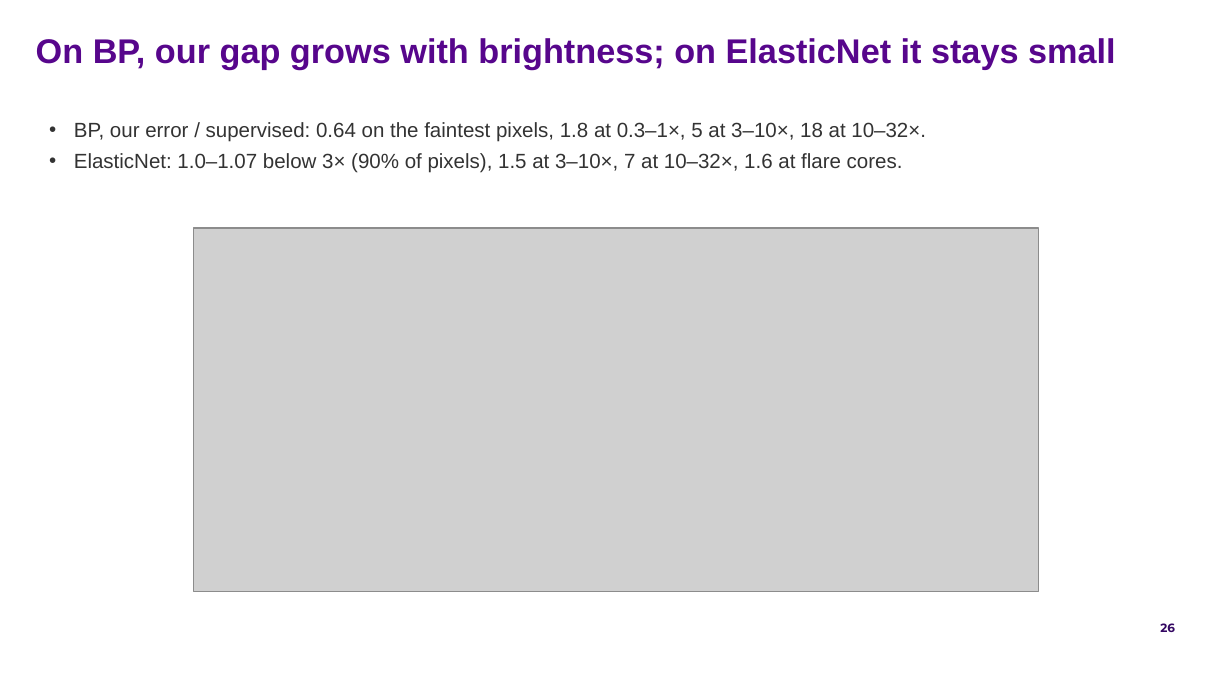
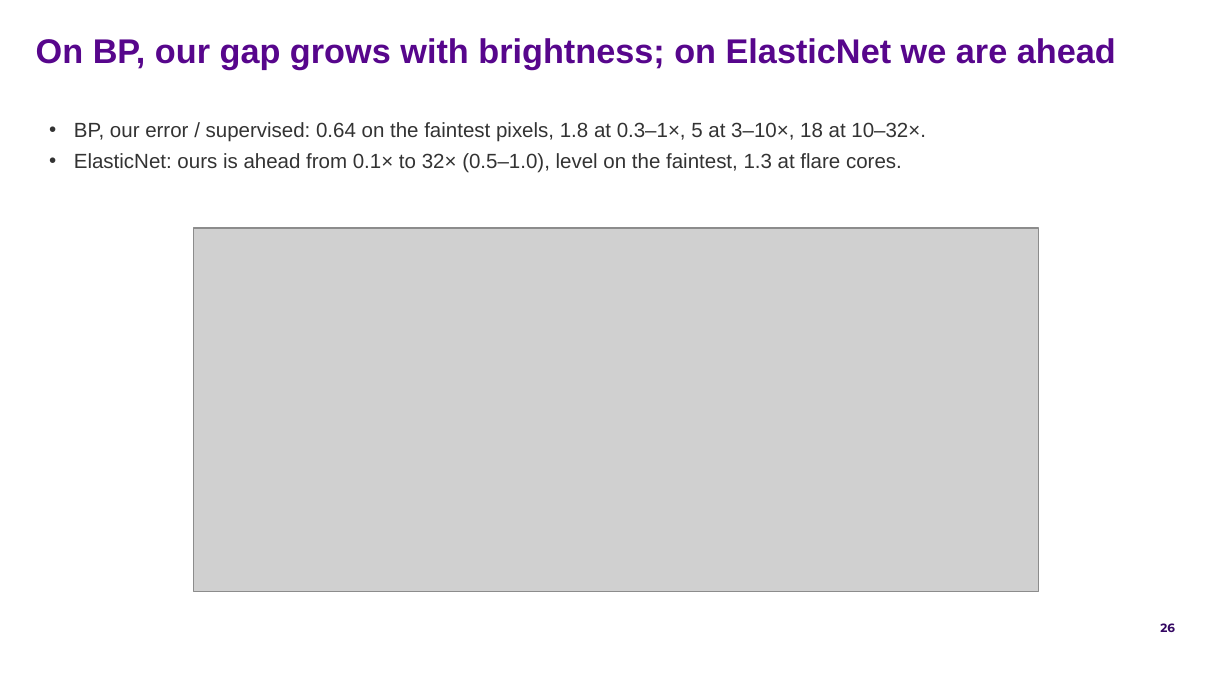
Before and after one commit to FruitPnchSamuraiG/solar-dem-inversion, a slide deck: slide 26 of slides/DEM_deck_v2.pptx. Drawn at 1232x693 pixels with LibreOffice and Linux fonts; fonts in the diff are those of the drawing; grey boxes stand for pictures; background and template pictures are left out. Boxes give left, top, right and bottom in pixels: in the first picture for what was removed or moved away, otherwise in the second. Text is boxed around its words. In the diff, an @@ line names an element or a change of style, - is before the commit and + after.

Commit message:
slides + results: ElasticNet takes the sqrt + Fourier input; BP keeps log1p
On the 360k models, sqrt + Fourier input wins ElasticNet's validation (0.0533
vs 0.0575) and beats the supervised model on every headline metric; on BP it
ties on validation (2.1472 vs 2.1478) and does not help flare cores, so BP
keeps log1p. The final-model folder, figures and deck follow.

```diff
--- a/slides/DEM_deck_v2.pptx
+++ b/slides/DEM_deck_v2.pptx
@@ text at (36,38,1116,70): text changed @@
-On BP, our gap grows with brightness; on ElasticNet it stays small
+On BP, our gap grows with brightness; on ElasticNet we are ahead
@@ text at (74,153,902,173): text changed @@
-• ElasticNet: 1.0–1.07 below 3× (90% of pixels), 1.5 at 3–10×, 7 at 10–32×, 1.6 at flare cores.
+• ElasticNet: ours is ahead from 0.1× to 32× (0.5–1.0), level on the faintest, 1.3 at flare cores.
```
Also in this commit, not shown: 7 other slides changed, 18 other files.
